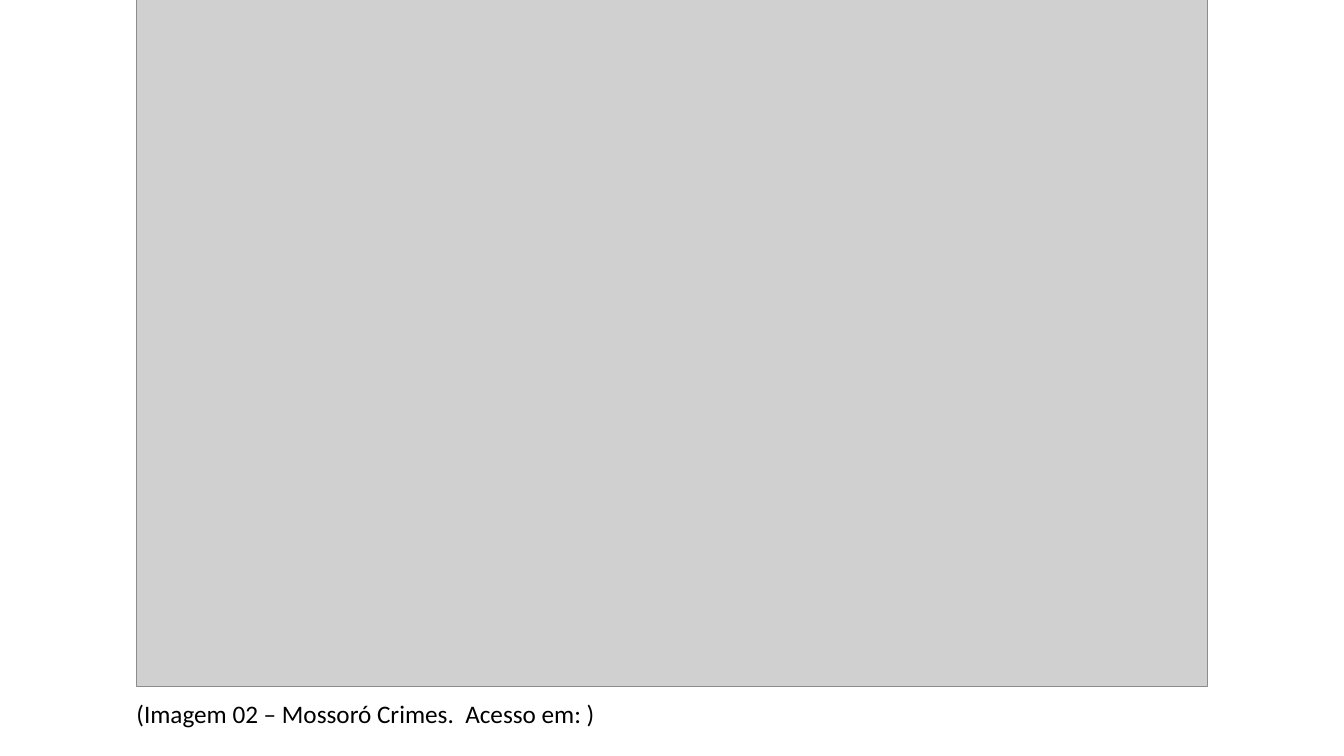
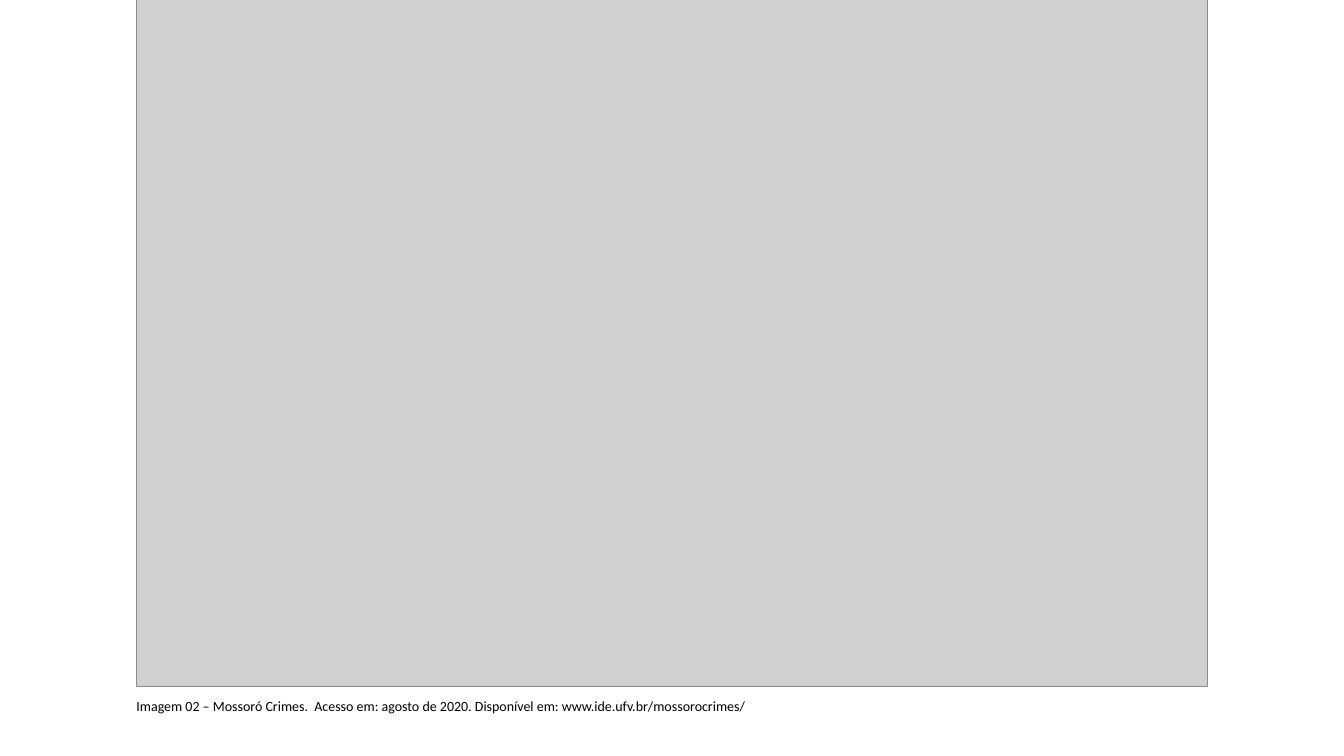
Before and after one commit to TavaresCarlos/TCC, a slide deck: slide 6 of apresentação-do-sistema/apresentação-01.pptx. Drawn at 1344x756 pixels with LibreOffice and Linux fonts; fonts in the diff are those of the drawing; grey boxes stand for pictures. Boxes give left, top, right and bottom in pixels: in the first picture for what was removed or moved away, otherwise in the second. Text is boxed around its words. In the diff, an @@ line names an element or a change of style, - is before the commit and + after.

```diff
--- a/apresentação-do-sistema/apresentação-01.pptx
+++ b/apresentação-do-sistema/apresentação-01.pptx
@@ text at (x1=136, y1=701, x2=745, y2=714): text changed; size 18 to 10 pt @@
-(Imagem 02 – Mossoró Crimes. Acesso em: )
+Imagem 02 – Mossoró Crimes. Acesso em: agosto de 2020. Disponível em: www.ide.ufv.br/mossorocrimes/
```
Also in this commit, not shown: 11 other slides changed, 1 slide added, 1 slide removed, 3 other files.
